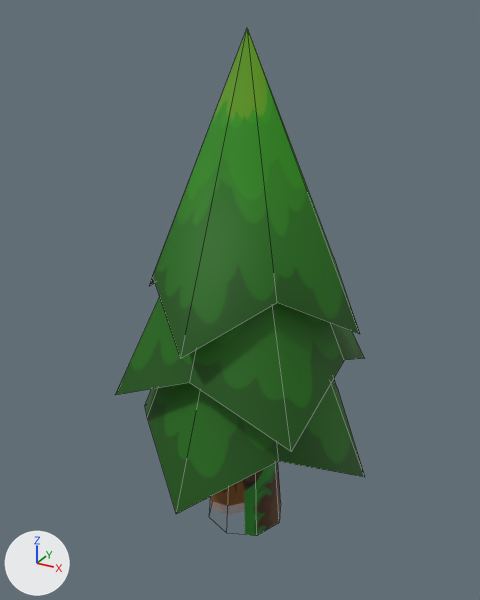
Two versions of the FBX model ART/Models/LowPolyTree/Tree.fbx, one commit apart.
The view is the same before and after, from a camera (50 mm lens) standing at (4.04, -7.54, 7.51) and looking at (-0.09, -0.01, 3.75). Arrows for +X, +Y and +Z are at lower left; the lights stay in place. Mesh edges are drawn as thin lines.

The older version as bpy lines, for what is in view:
```python
me_cylinder = bpy.data.meshes.new('Cylinder')
me_cylinder.from_pydata(...)  # 57 vertices, 32 faces; spans x -1.91..1.91, y -1.91..1.91, z 0.04..7.3
me_cylinder.materials.append(mat_tree_diffuse_color)  # picture img_tree_diffuse_color_png
ob_cylinder = bpy.data.objects.new('Cylinder', me_cylinder)
ob_cylinder.location = (0.0, 0.0, 0.0)
```
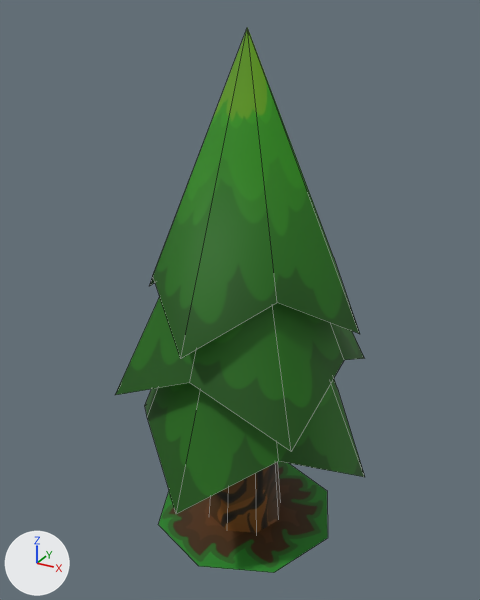
What changed in the scene script:
```text
Change me_cylinder:
    used by ob_cylinder; location = (0.0, 0.0, 0.0)
    verts and faces of me_cylinder; kept vertices keep their numbers, new ones are numbered from 57
    remove me_cylinder.from_pydata(...)  # 57 vertices, 32 faces; spans x -1.91..1.91, y -1.91..1.91, z 0.04..7.3
    add me_cylinder.from_pydata(...)  # 65 vertices, 33 faces; spans x -1.91..1.91, y -1.91..1.91, z 0.04..7.3
    me_cylinder part 1
    add verts[57] = (0.0, 1.43, 0.1)
    add verts[58] = (1.01, 1.01, 0.1)  # pixel (327, 490)
    add verts[59] = (1.43, 0.0, 0.1)  # pixel (327, 538)
    add verts[60] = (1.01, -1.01, 0.1)  # pixel (273, 572)
    add verts[61] = (0.0, -1.43, 0.1)  # pixel (198, 566)
    add verts[62] = (-1.01, -1.01, 0.1)  # pixel (158, 524)
    add verts[63] = (-1.43, 0.0, 0.1)
    add verts[64] = (-1.01, 1.01, 0.1)
    add faces += [(57, 64, 63, 62, 61, 60, 59, 58)]
    me_cylinder part 2: 13 kept faces spanning x -1.05..1.91, y -1.91..1.91, z 0.04..4.96 get new texture (UV) coordinates
```

Pixel boxes (x1, y1, x2, y2) of what changed, in the pictures (480 x 600 px):
'Cylinder', reshaped (7% taller)
    before: (115, 27, 365, 536)
    after: (115, 27, 365, 573)
part 1 of me_cylinder, added
    after: (158, 461, 328, 573)
part 2 of me_cylinder, surface changed
    both: (176, 426, 358, 533)
